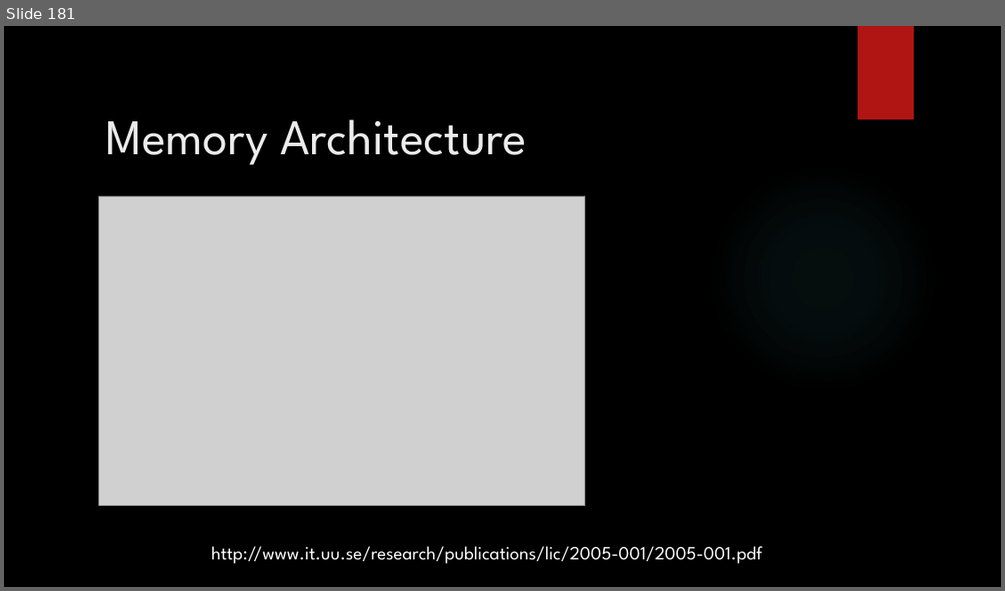
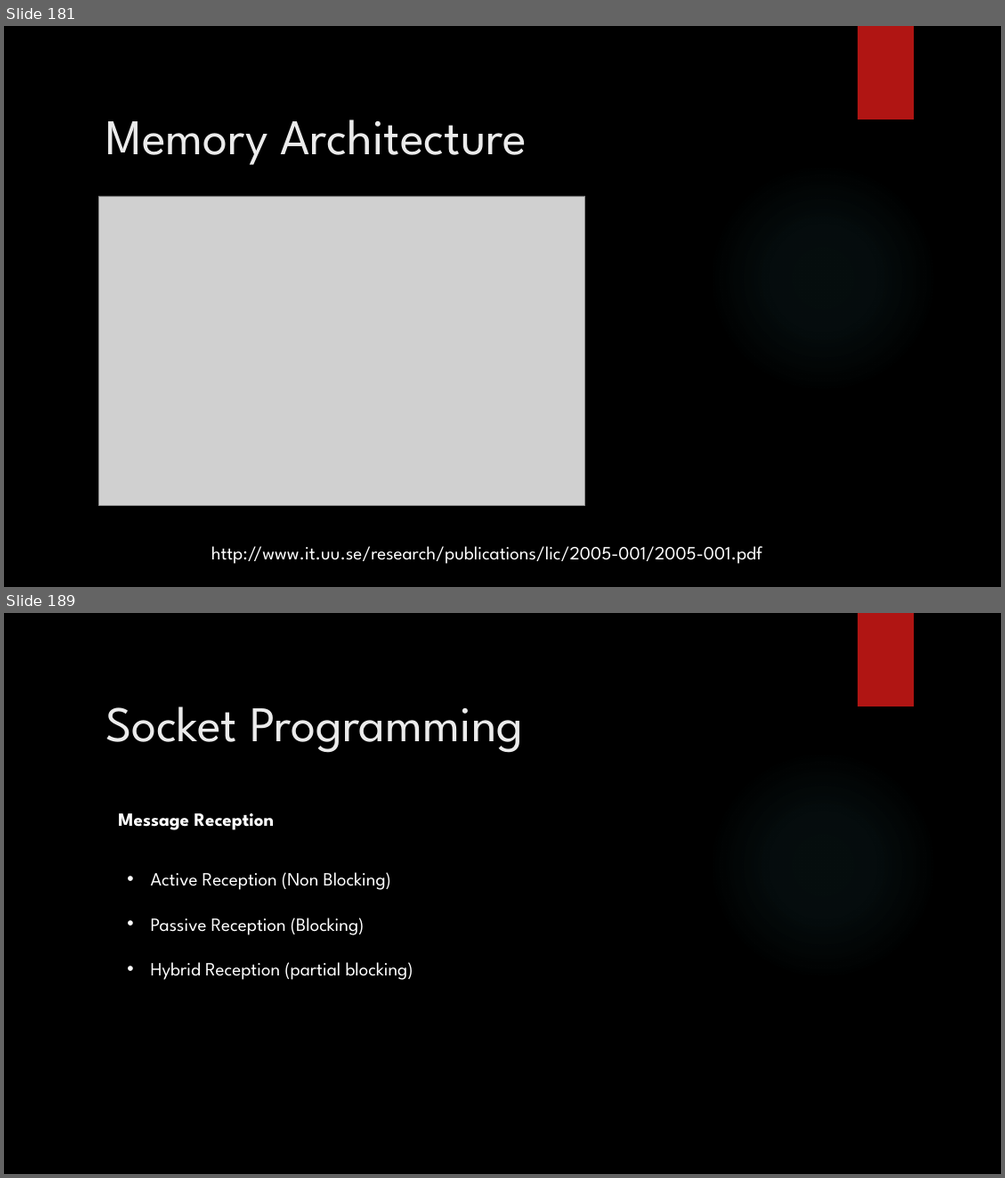
Before and after one commit to amadupu/ErlangTraining, a slide deck: ErlangTraining.pptx. Shown one above the other, each under a label of ours: slide 181 before the commit, slides 181 and 189 after it; the slides between them are not shown. The pictures are 1005x591 and 1005x1178 pixels, drawn with LibreOffice and Linux fonts; fonts in the diff are those of the drawing; grey boxes stand for pictures; background and template pictures are left out. Boxes give left, top, right and bottom in pixels: in the first picture for what was removed or moved away, otherwise in the second. Text is boxed around its words. In the diff, an @@ line names an element or a change of style, - is before the commit and + after.

```diff
--- a/ErlangTraining.pptx
+++ b/ErlangTraining.pptx
@@ slide 189 added at (4, 613, 1001, 1174), background picture (left out); not listed: 2 template elements that a slide beside it also shows @@
@@ title added at (105, 706, 523, 753), 48 pt, text #EBEBEB @@
+Socket Programming
@@ text added at (118, 813, 274, 830), 18 pt, text #FFFFFF, bold @@
+Message Reception
@@ text added at (151, 872, 413, 980), 18 pt, text #FFFFFF @@
+• Active Reception (Non Blocking)
+• Passive Reception (Blocking)
+• Hybrid Reception (partial blocking)
```
Also in this commit, not shown: 68 other slides added.
